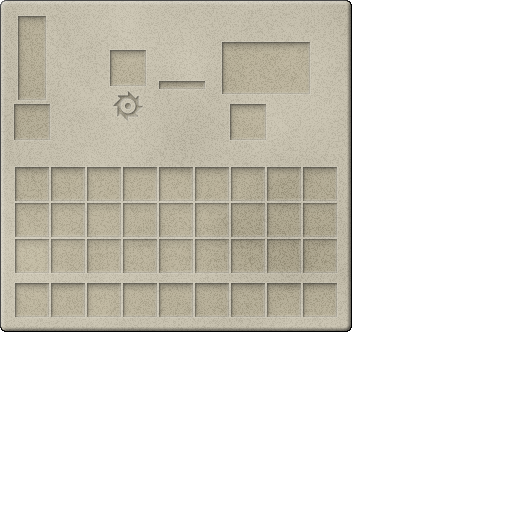
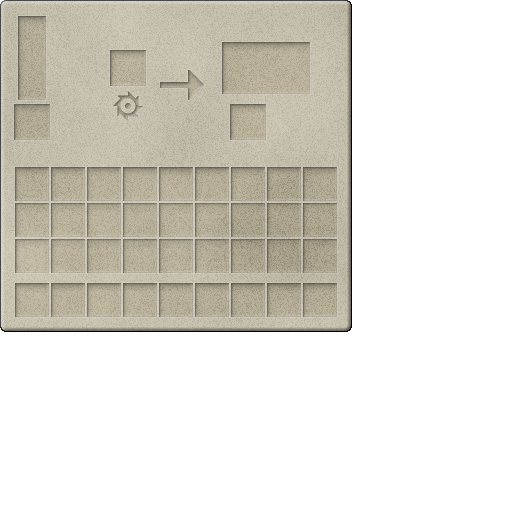
Revision of a layered 512px x 512px image; what changed, layer by layer:
painted on "Grid" over [159, 70, 205, 100]
